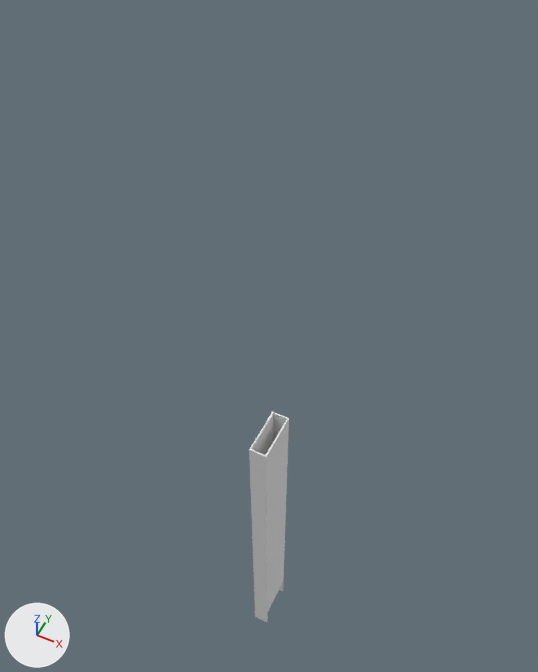
What one commit did to the Blender file t/mjin2/Actions/conveyerRobot.blend.
Before and after are seen from a camera (50 mm lens) standing at (24.2, -48.6, 133.7) and looking at (-4.7, 9.2, 61.4). Every picture has the same lights, and +X, +Y and +Z are marked at lower left.
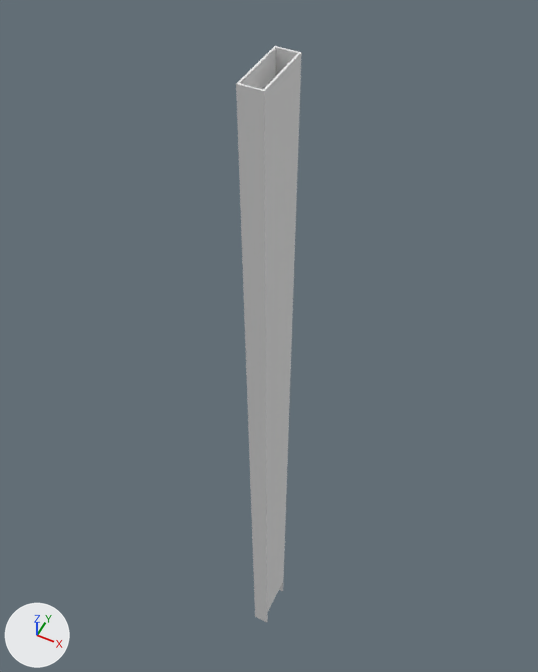
Commit message: Issue 144 Implement Delay action - Enhanced conveyer robot

Changed parts and their boxes [x1, y1, x2, y2] in the pictures (538 x 672 px; the box of a moved part takes in the faces that stretch with it):
'Cube', reshaped (63% wider, 172% taller): before [249, 411, 289, 622]; after [236, 46, 302, 622]
part 1 of me_cube, moved or reshaped: before [249, 411, 289, 460]; after [236, 46, 302, 460]

Patch to the scene script:
```diff
--- a/t/mjin2/Actions/conveyerRobot.blend.py
+++ b/t/mjin2/Actions/conveyerRobot.blend.py
@@ me_cube @@
 me_cube.from_pydata(...)  # 48 vertices, 48 faces; spans x -1.2..1.2, y -3.3..3.3, z 0.1..54.3
 # used by ob_cube; location = (0.0, 0.0, 0.0)
+# me_cube part 1: all 16 vertices in x -1.2..1.2, y -3.3..3.3, z 54.3 are moved by (0.0, 0.0, 50.0)
 me_cube.materials.append(mat_material)
```
